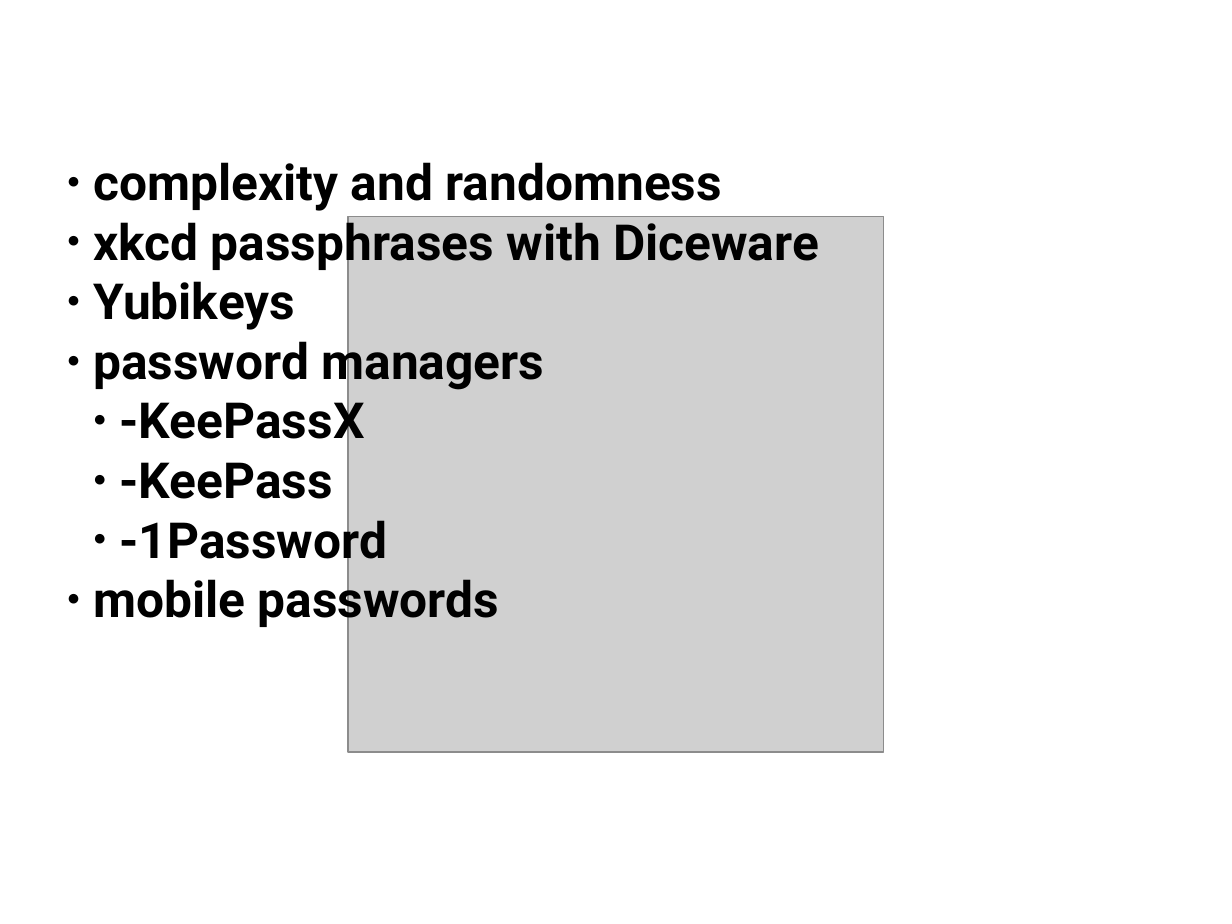
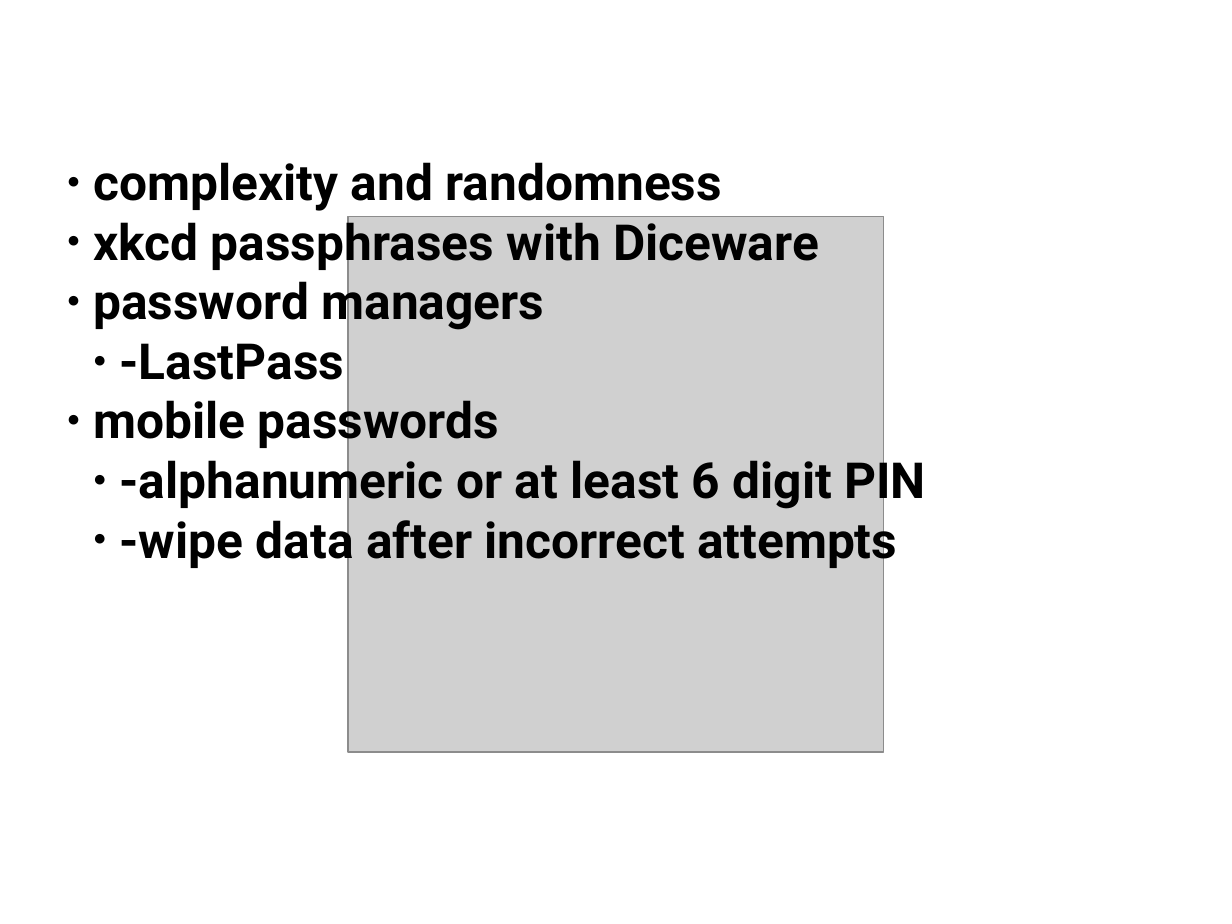
Before and after one commit to LibraryFreedom/training-materials, a slide deck: slide 15 of teen privacy toolkit.odp (slide 14 before the commit). Drawn at 1232x924 pixels with LibreOffice and Linux fonts; fonts in the diff are those of the drawing; grey boxes stand for pictures; background and template pictures are left out. Boxes give left, top, right and bottom in pixels: in the first picture for what was removed or moved away, otherwise in the second. Text is boxed around its words. In the diff, an @@ line names an element or a change of style, - is before the commit and + after.

```diff
--- a/teen privacy toolkit.odp
+++ b/teen privacy toolkit.odp
@@ text at (93, 281, 295, 330): paragraph removed @@
-● Yubikeys
@@ text at (120, 343, 345, 380): text changed @@
-  ● -KeePassX
-  ● -KeePass
-  ● -1Password
+  ● -LastPass
@@ text at (120, 453, 926, 569): paragraphs added @@
+  ● -alphanumeric or at least 6 digit PIN
+  ● -wipe data after incorrect attempts
```
Also in this commit, not shown: 6 other slides changed, 2 slides added, 1 slide removed, 1 other file.
